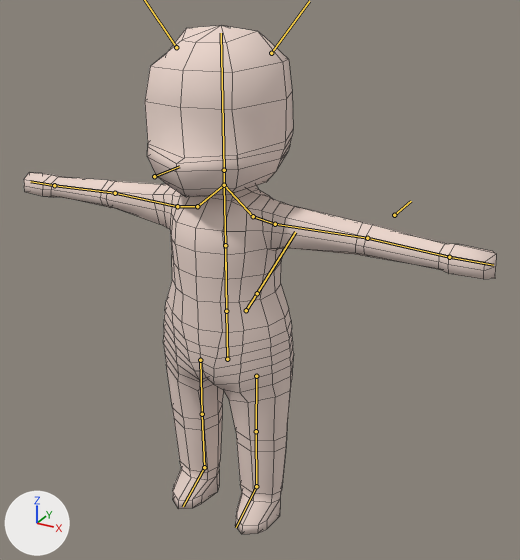
An edit to the Blender file WaS-Playground/Assets/Models/Blender/CharModel-2.blend, drawn before and after from the same camera.
The view is the same before and after, from a camera (50 mm lens) standing at (1.375, -2.223, 2.22) and looking at (0.109, 0.077, 1.07). Every picture has the same lights, and +X, +Y and +Z are marked at lower left. The bones that bend it are drawn over the model as lines. Mesh edges are drawn as thin lines.
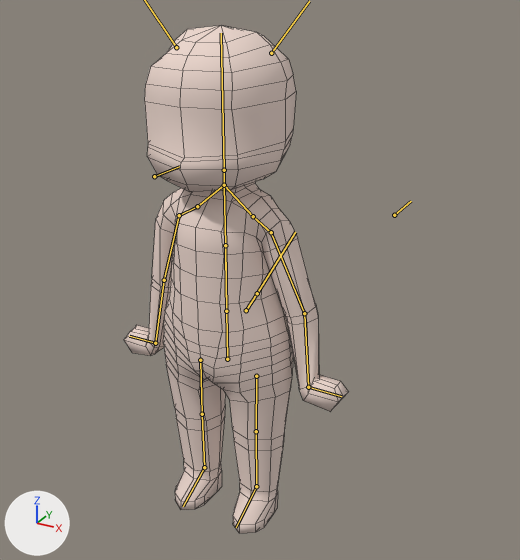
The newer file adds an action. The first version stands in its rest pose; the second is drawn at frame 1 of the action 'Walk-R'.

The edits, one by one:
Bone 'ArmIK.L' (bone_armik_l) moves from (0.0, 0.0, 0.0) to (-2.45, -0.01, -3.22).
Bone 'ArmIK.L' (bone_armik_l) turns from (0, 0, 0) to (-42, 90, -42) degrees about its own x, y and z.
Bone 'ArmIK.R' (bone_armik_r) moves from (0.0, 0.0, 0.0) to (2.45, -0.01, -3.22).
Bone 'ArmIK.R' (bone_armik_r) turns from (0, 0, 0) to (-42, -90, 42) degrees about its own x, y and z.

Changed parts and their boxes [x1, y1, x2, y2] in the pictures (520 x 560 px):
'Mesh', posed (52% narrower)
    before: [24, 25, 496, 534]
    after: [124, 25, 348, 533]
